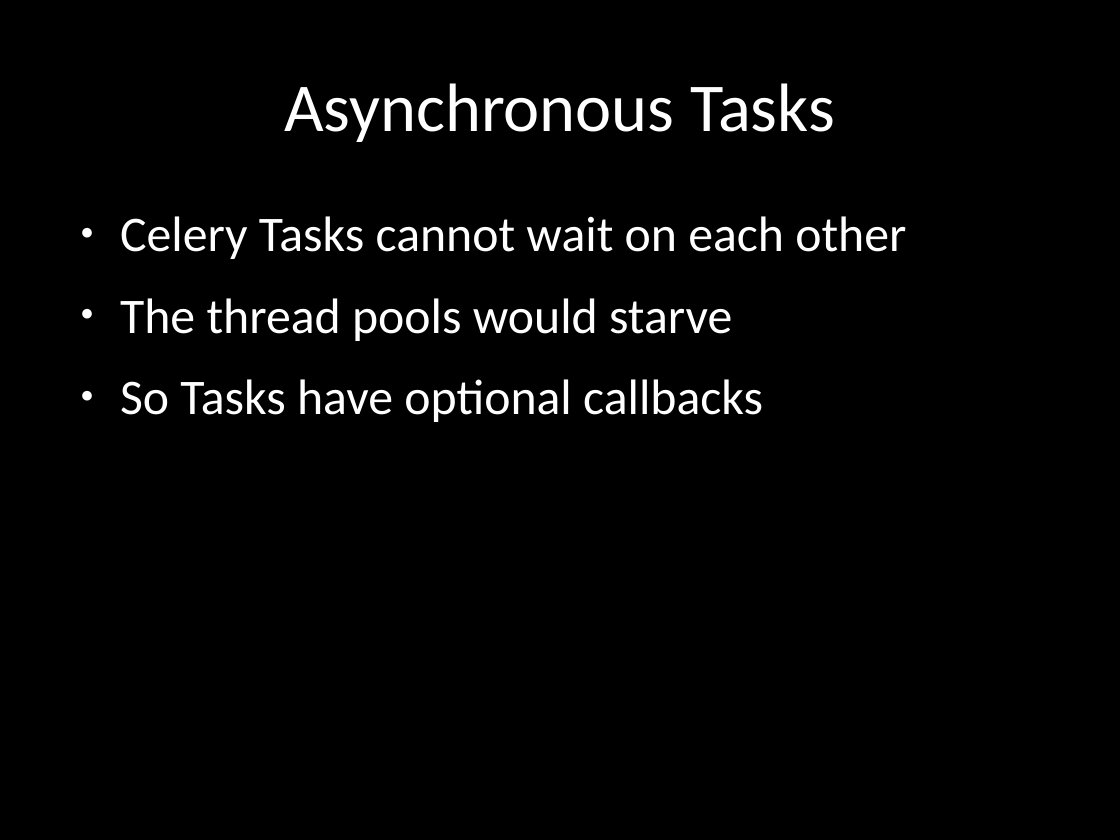
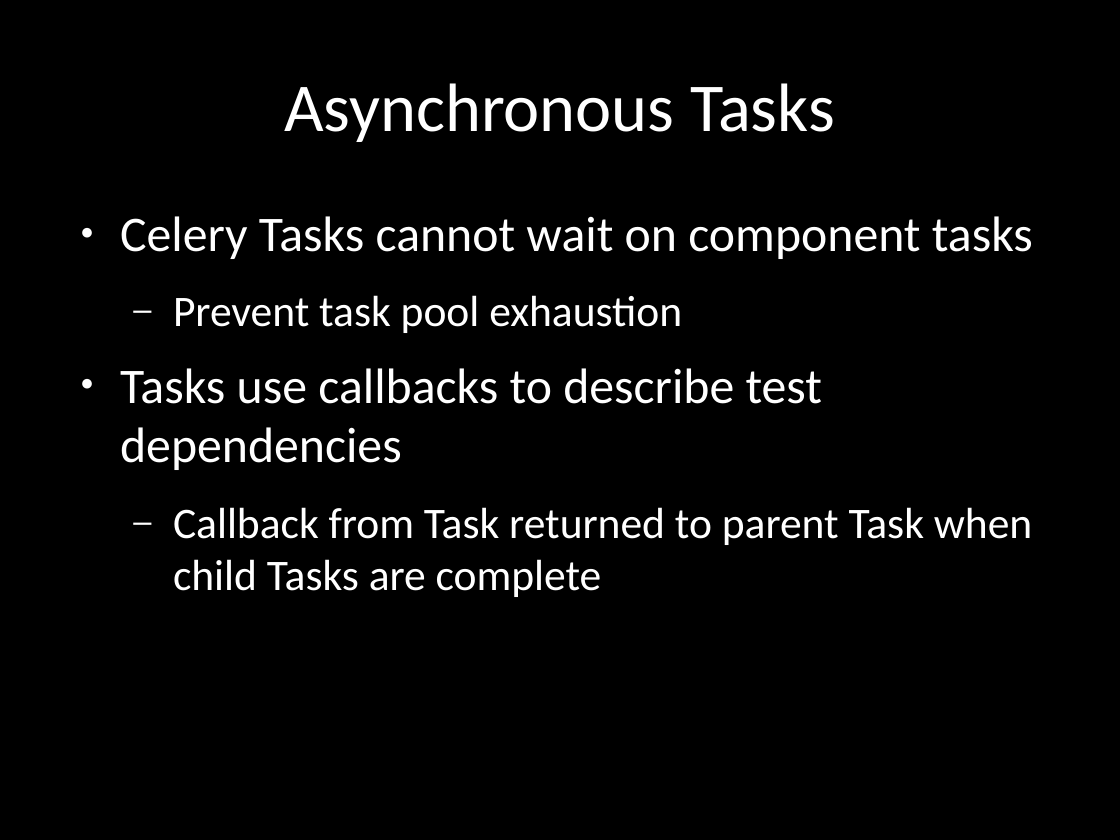
Before and after one commit to chrissorchard/malucrawl, a slide deck: slide 6 of doc/pres3/wk12-progress.pptx. Drawn at 1120x840 pixels with LibreOffice and Linux fonts; fonts in the diff are those of the drawing; background and template pictures are left out. Boxes give left, top, right and bottom in pixels: in the first picture for what was removed or moved away, otherwise in the second. Text is boxed around its words. In the diff, an @@ line names an element or a change of style, - is before the commit and + after.

```diff
--- a/doc/pres3/wk12-progress.pptx
+++ b/doc/pres3/wk12-progress.pptx
@@ text at box(120, 216, 1033, 597): text changed; size 32 to 28 pt @@
-● Celery Tasks cannot wait on each other
-● The thread pools would starve
-● So Tasks have optional callbacks
+● Celery Tasks cannot wait on component tasks
+  – Prevent task pool exhaustion
+● Tasks use callbacks to describe test dependencies
+  – Callback from Task returned to parent Task when child Tasks are complete
```
Also in this commit, not shown: 3 other slides changed, 7 slides added, 4 slides removed.
